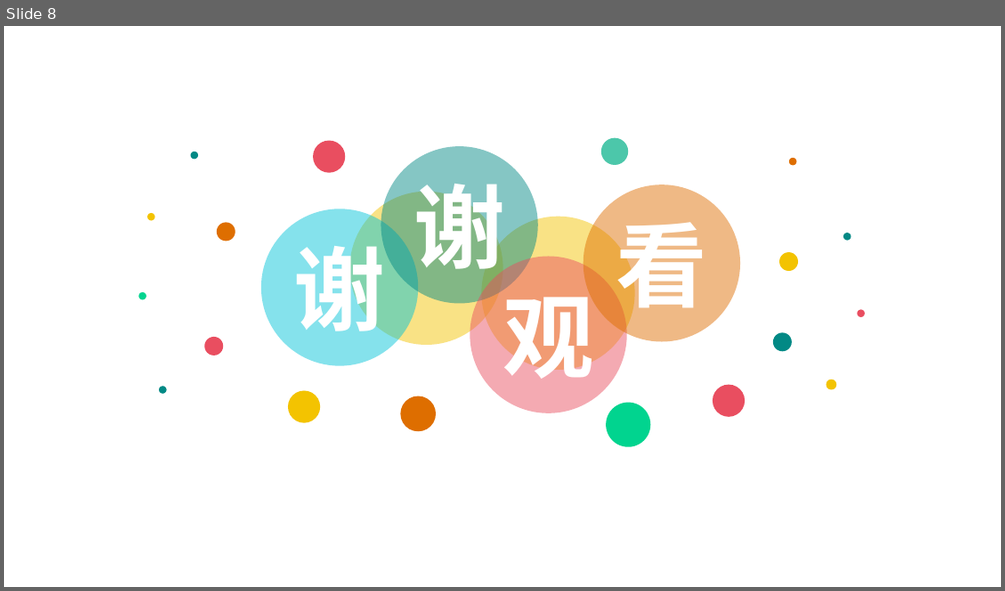
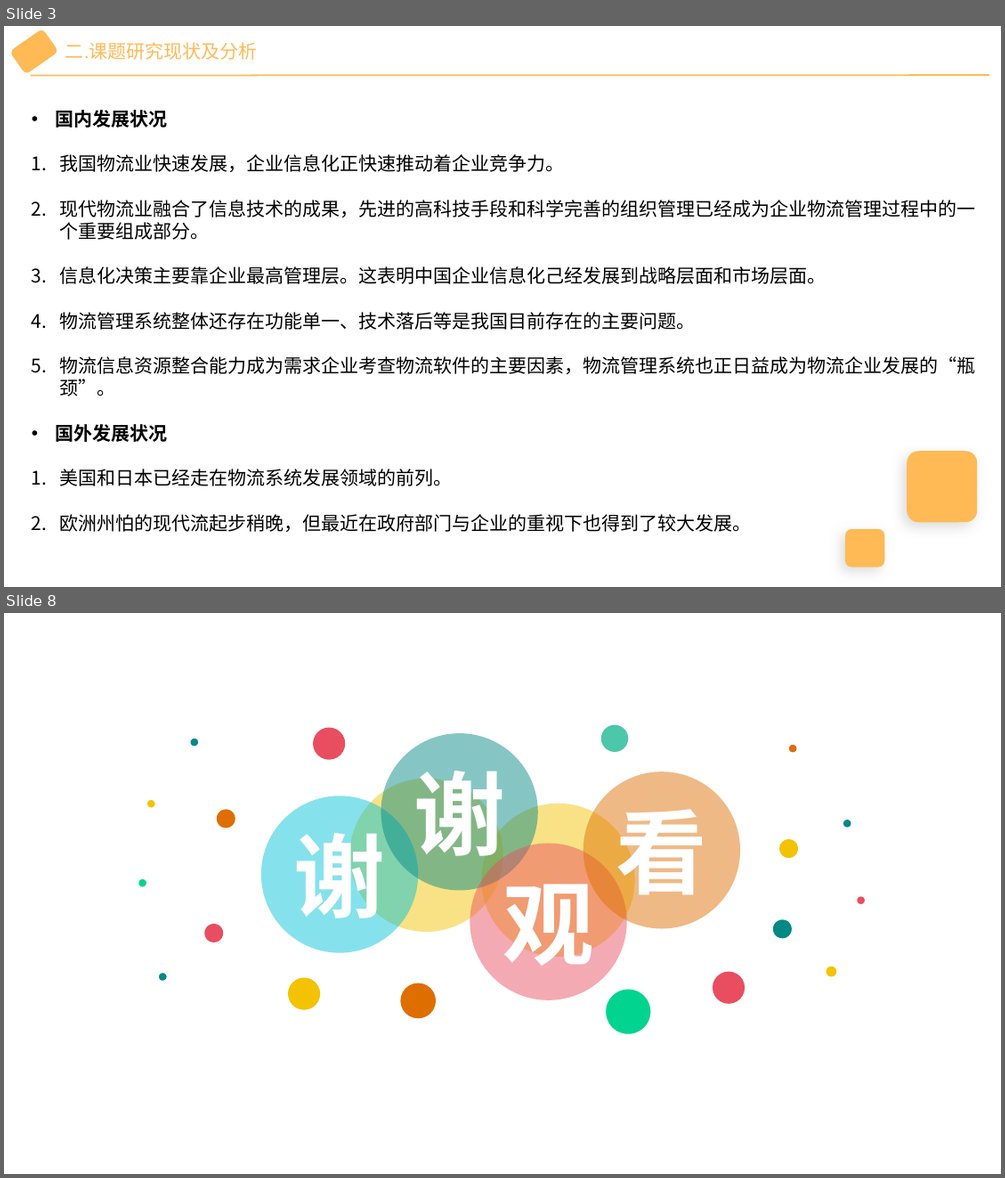
Before and after one commit to wu-yu-pei/graduation-design-file, a slide deck: 开题报告演讲PPT.pptx. Shown one above the other, each under a label of ours: slide 8 before the commit, slides 3 and 8 after it; the slides between them are not shown. The pictures are 1005x591 and 1005x1178 pixels, drawn with LibreOffice and Linux fonts; fonts in the diff are those of the drawing. Boxes give left, top, right and bottom in pixels: in the first picture for what was removed or moved away, otherwise in the second. Text is boxed around its words. In the diff, an @@ line names an element or a change of style, - is before the commit and + after.

```diff
--- a/开题报告演讲PPT.pptx
+++ b/开题报告演讲PPT.pptx
@@ slide 3 added at (4, 26, 1001, 587), background #FFFFFF @@
@@ rounded rectangle added at (10, 29, 58, 74), fill #FFBA55, outline #FFBA55 1 pt @@
@@ text added at (65, 42, 258, 60), 18 pt, text #FFBA55 @@
+二.课题研究现状及分析
@@ line added from (30, 75) to (989, 75), #FFBA55 1.5 pt @@
@@ text added at (55, 110, 975, 532), 18 pt, text #000000 @@
+• 国内发展状况
+1. 我国物流业快速发展，企业信息化正快速推动着企业竞争力。
+2. 现代物流业融合了信息技术的成果，先进的高科技手段和科学完善的组织管理已经成为企业物流管理过程中的一个重要组成部分。
+3. 信息化决策主要靠企业最高管理层。这表明中国企业信息化己经发展到战略层面和市场层面。
+4. 物流管理系统整体还存在功能单一、技术落后等是我国目前存在的主要问题。
+5. 物流信息资源整合能力成为需求企业考查物流软件的主要因素，物流管理系统也正日益成为物流企业发展的“瓶颈”。
+• 国外发展状况
+1. 美国和日本已经走在物流系统发展领域的前列。
+2. 欧洲州怕的现代流起步稍晚，但最近在政府部门与企业的重视下也得到了较大发展。
@@ rounded rectangle added at (906, 451, 977, 522), fill #FFBA55 @@
@@ rounded rectangle added at (845, 529, 885, 567), fill #FFBA55 @@
```
Also in this commit, not shown: 2 slides changed, 4 other slides added, 5 slides removed, 1 other file.
